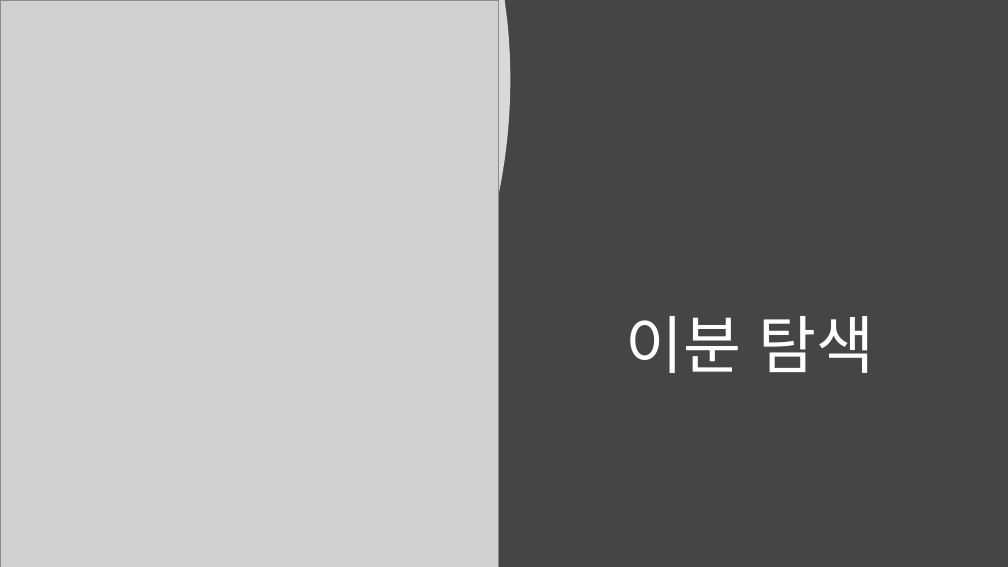
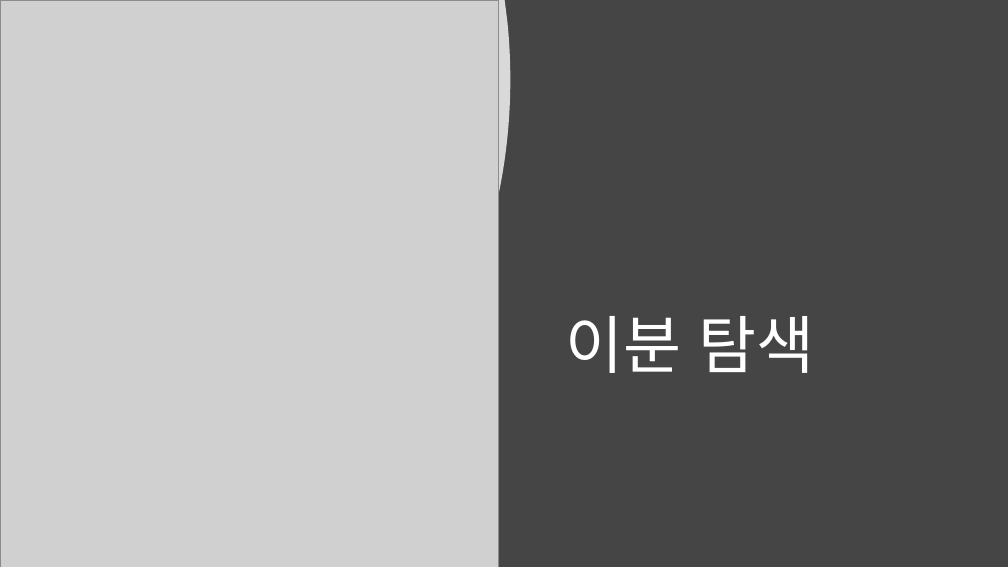
Before and after one commit to sunminky/algorythmStudy, a slide deck: slide 5 of 11주차/깊이너비탐색이랑완전탐색이랑이진탐색.pptx. Drawn at 1008x567 pixels with LibreOffice and Linux fonts; fonts in the diff are those of the drawing; grey boxes stand for pictures. Boxes give left, top, right and bottom in pixels: in the first picture for what was removed or moved away, otherwise in the second. Text is boxed around its words. In the diff, an @@ line names an element or a change of style, - is before the commit and + after.

```diff
--- a/11주차/깊이너비탐색이랑완전탐색이랑이진탐색.pptx
+++ b/11주차/깊이너비탐색이랑완전탐색이랑이진탐색.pptx
@@ title "이분 탐색" at bbox=[565, 316, 815, 373]: alignment centre to left @@
```
Also in this commit, not shown: 1 other slide changed.
